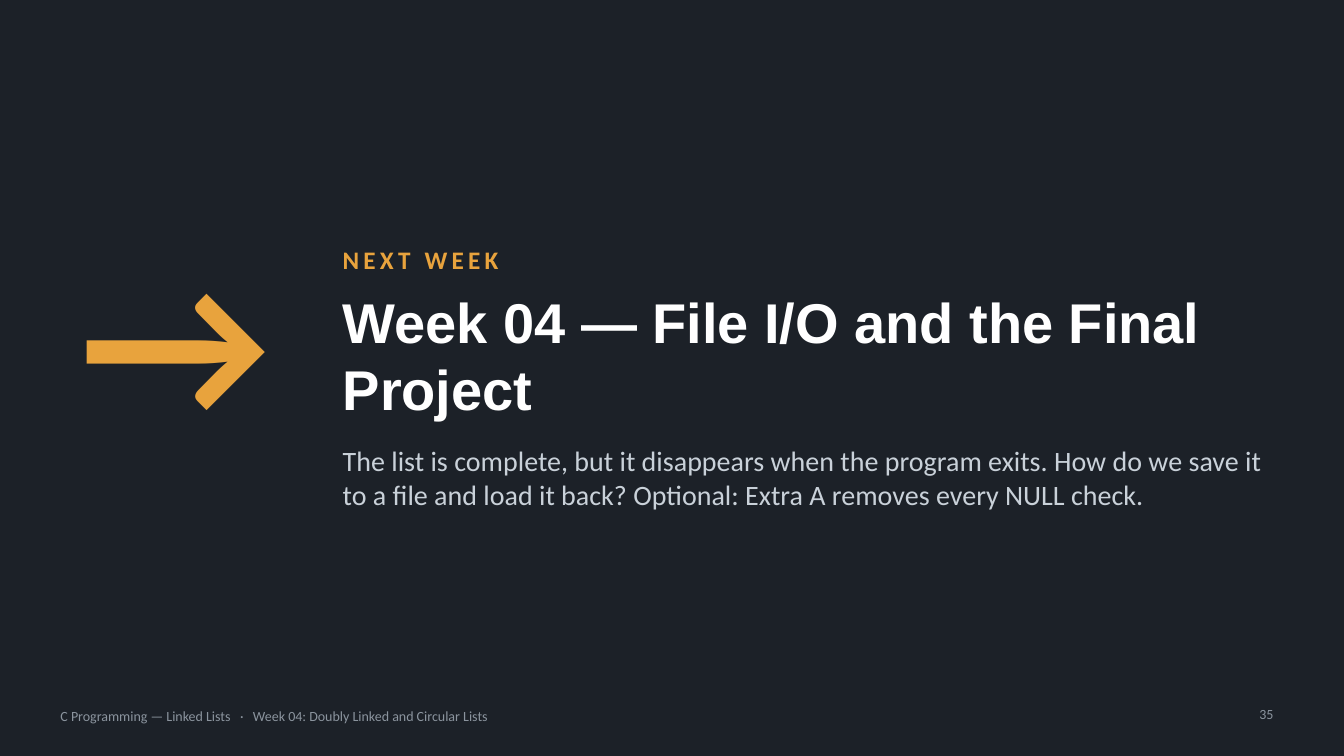
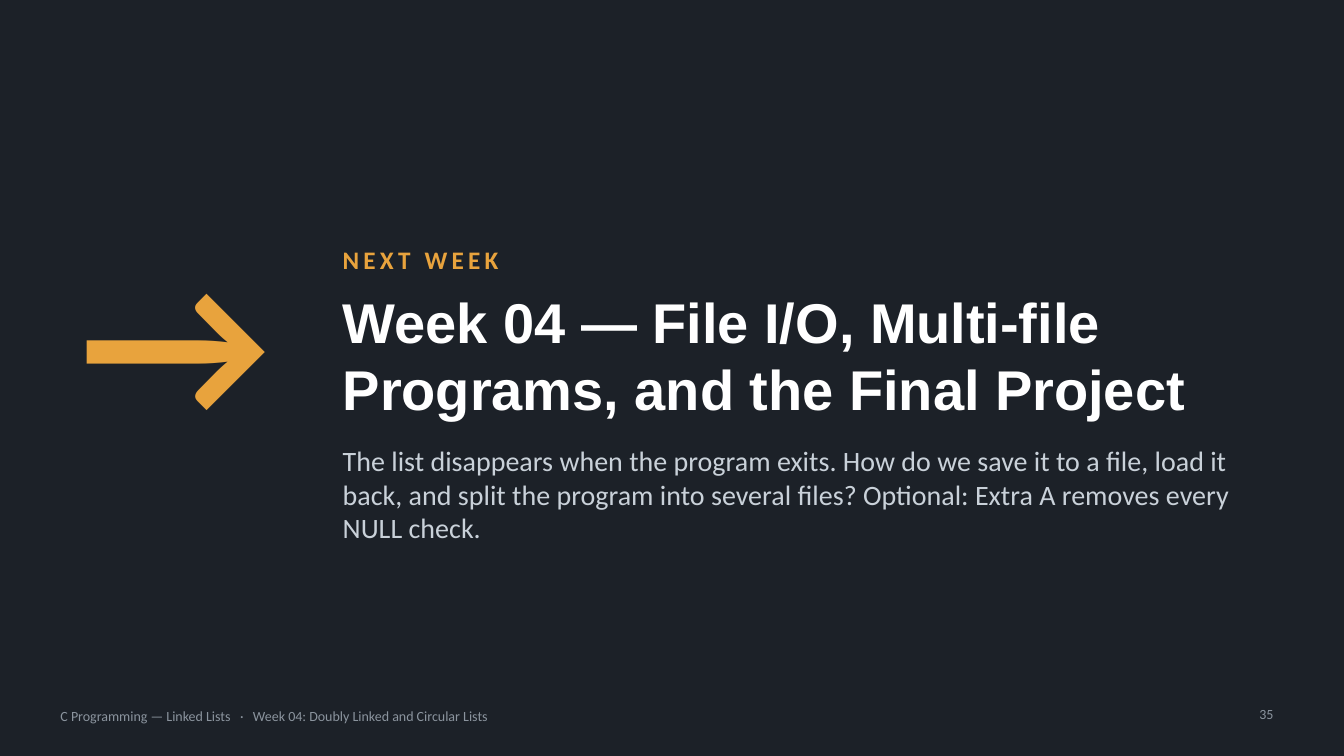
Before and after one commit to seehwan/2026-swcoding, a slide deck: slide 35 of lectures/week03-linked-list/week03-part2-slides.pptx. Drawn at 1344x756 pixels with LibreOffice and Linux fonts; fonts in the diff are those of the drawing. Boxes give left, top, right and bottom in pixels: in the first picture for what was removed or moved away, otherwise in the second. Text is boxed around its words. In the diff, an @@ line names an element or a change of style, - is before the commit and + after.

```diff
--- a/lectures/week03-linked-list/week03-part2-slides.pptx
+++ b/lectures/week03-linked-list/week03-part2-slides.pptx
@@ title at <box>343,302,1185,420</box>: text changed @@
-Week 04 — File I/O and the Final Project
+Week 04 — File I/O, Multi-file Programs, and the Final Project
@@ text at <box>343,451,1229,538</box>: text changed @@
-The list is complete, but it disappears when the program exits. How do we save it to a file and load it back? Optional: Extra A removes every NULL check.
+The list disappears when the program exits. How do we save it to a file, load it back, and split the program into several files? Optional: Extra A removes every NULL check.
```
Also in this commit, not shown: 3 other files.
